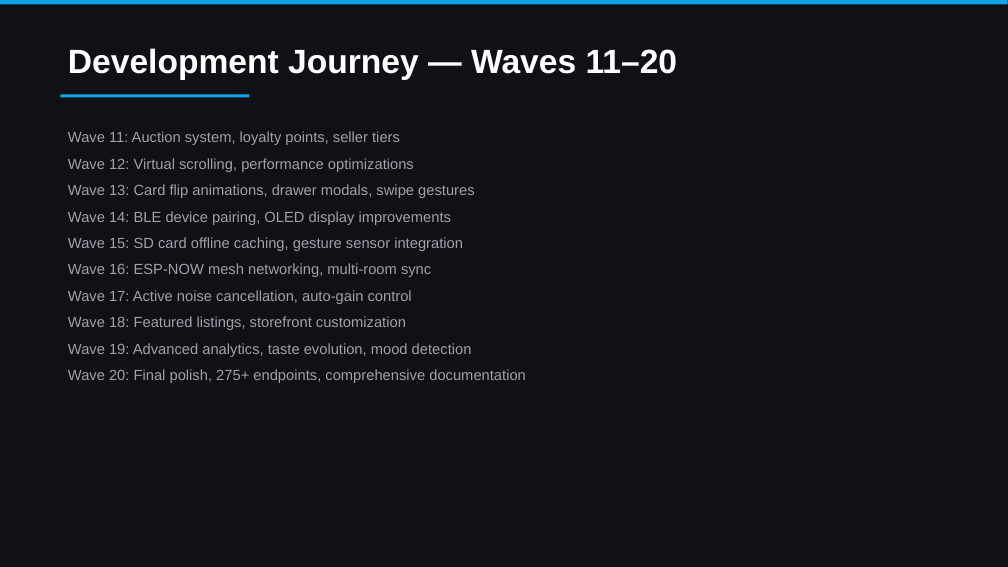
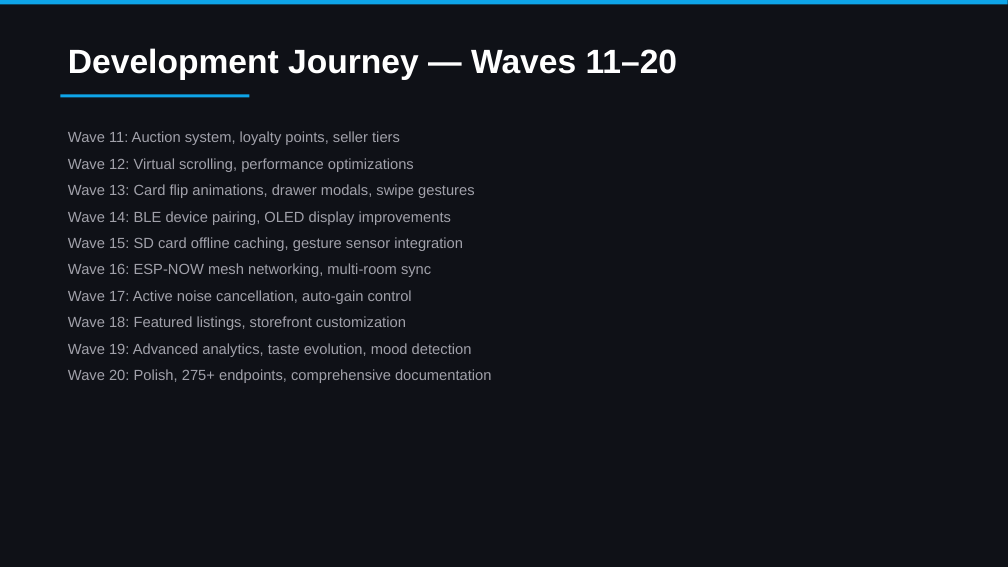
Before and after one commit to colelevy08/groovestack, a slide deck: slide 34 of GrooveStack_Overview.pptx. Drawn at 1008x567 pixels with LibreOffice and Linux fonts; fonts in the diff are those of the drawing. Boxes give left, top, right and bottom in pixels: in the first picture for what was removed or moved away, otherwise in the second. Text is boxed around its words. In the diff, an @@ line names an element or a change of style, - is before the commit and + after.

```diff
--- a/GrooveStack_Overview.pptx
+++ b/GrooveStack_Overview.pptx
@@ text at [68,369,492,383]: text changed @@
-Wave 20: Final polish, 275+ endpoints, comprehensive documentation
+Wave 20: Polish, 275+ endpoints, comprehensive documentation
```
Also in this commit, not shown: 6 other slides changed, 5 slides added, 7 other files.
